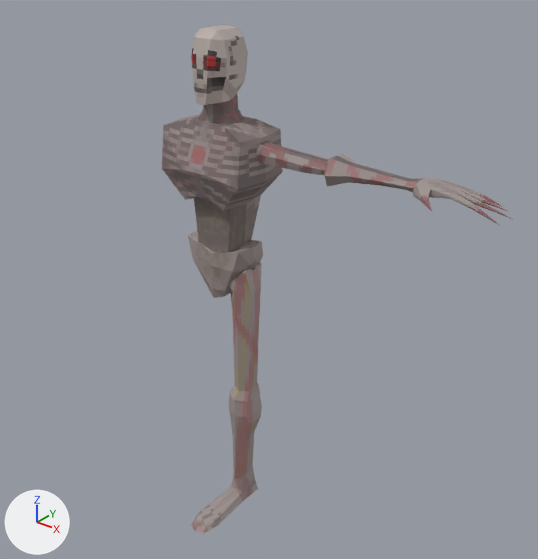
A saved change to the Blender file game_objects/enemies/unendliche/unendliche.blend.
Rendered twice from a 50 mm lens placed at (1.78, -1.95, 2.34), pointed at (0.16, 0.07, 1.09). The axes (+X, +Y, +Z) are drawn at lower left. The lights are the same throughout.

The scene before the commit, as lines of its bpy script (objects in view):
```python
me_cube = bpy.data.meshes.new('Cube')
me_cube.from_pydata(...)  # 54 vertices, 52 faces; spans x -0.206..0.206, y -0.148..0.124, z 1.215..1.703
me_cube.materials.append(mat_ribs_m)  # picture img_chest_t
me_cube_002 = bpy.data.meshes.new('Cube.002')
me_cube_002.from_pydata(...)  # 30 vertices, 28 faces; spans x 0.022..0.13, y -0.316..0.065, z 0.049..0.182
me_cube_002.materials.append(mat_foot_m)  # picture img_foot_t
me_cylinder_002 = bpy.data.meshes.new('Cylinder.002')
me_cylinder_002.from_pydata(...)  # 42 vertices, 48 faces; spans x 0.119..0.527, y -0.069..0.069, z 1.547..1.683
me_cylinder_002.materials.append(mat_upper_arm_m)  # picture img_upper_arm_t
me_cylinder_003 = bpy.data.meshes.new('Cylinder.003')
me_cylinder_003.from_pydata(...)  # 32 vertices, 36 faces; spans x 0.444..0.823, y -0.064..0.064, z 1.565..1.659
me_cylinder_003.materials.append(mat_lower_arm_m)  # picture img_lower_arm_t
ob_chest = bpy.data.objects.new('chest', me_cube)
ob_chest.location = (0.0, 0.0, 0.0)
ob_l_foot = bpy.data.objects.new('l_foot', me_cube_002)
ob_l_foot.location = (0.0, 0.0, 0.0)
ob_l_lower_arm = bpy.data.objects.new('l_lower_arm', me_cylinder_003)
ob_l_lower_arm.location = (0.0, 0.0, 0.0)
ob_l_upper_arm = bpy.data.objects.new('l_upper_arm', me_cylinder_002)
ob_l_upper_arm.location = (0.0, 0.0, 0.0)
# also in view: 'l_hand' at (0.95, -0.05, 1.62); 'Cube' at (0.0, 0.0, 1.89); 'neck' at (0.0, 0.0, 1.75); 'l_upper_leg' at (0.09, 0.01, 0.85); 'pelvis' at (0.0, 0.01, 1.13)
```
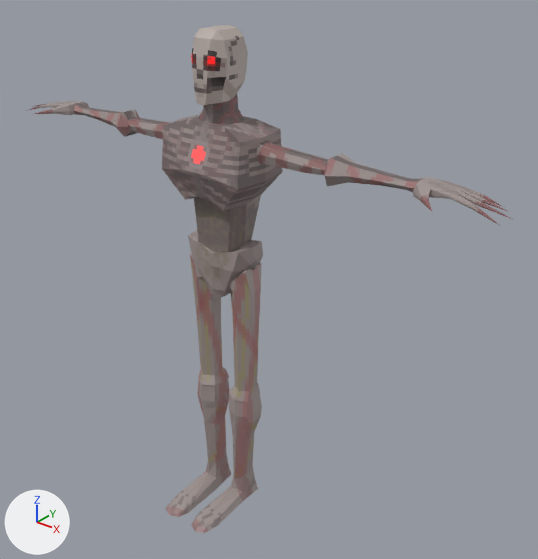
Pixel boxes [x1, y1, x2, y2] of what changed, in the pictures (538 x 559 px):
'r_upper_leg', added: after [190, 253, 230, 385]
'r_lower_leg', added: after [197, 379, 230, 462]
'r_foot', added: after [166, 454, 231, 517]
'r_lower_arm', added: after [74, 103, 140, 137]
'r_upper_arm', added: after [127, 117, 170, 139]
'r_hand', added: after [29, 101, 89, 115]

What the commit changed:
Mesh me_cube_007 is new.
It has 77 vertices, 90 faces and spans x 0.796..1.106, y -0.155..0.054, z 1.587..1.648.
It uses material mat_hand_m (picture img_hand_t).
Object 'r_hand' (ob_r_hand) is new; it shows me_cube_007.
Its location is (0.0, 0.0, 0.0).
Its scale is (-1.0, 1.0, 1.0).
Object 'r_lower_arm' (ob_r_lower_arm) is new; it shows a copy of the mesh of ob_l_lower_arm.
Its location is (0.0, 0.0, 0.0).
Its scale is (-1.0, 1.0, 1.0).
Object 'r_upper_arm' (ob_r_upper_arm) is new; it shows a copy of the mesh of ob_l_upper_arm.
Its location is (0.0, 0.0, 0.0).
Its scale is (-1.0, 1.0, 1.0).
Object 'r_foot' (ob_r_foot) is new; it shows a copy of the mesh of ob_l_foot.
Its location is (0.0, 0.0, 0.0).
Its scale is (-1.0, 1.0, 1.0).
Object 'r_lower_leg' (ob_r_lower_leg) is new; it shows a copy of the mesh of ob_l_lower_leg.
Its location is (0.0, 0.0, 0.0).
Its scale is (-1.0, 1.0, 1.0).
Object 'r_upper_leg' (ob_r_upper_leg) is new; it shows a copy of the mesh of ob_l_upper_leg.
Its location is (0.0, 0.0, 0.0).
Its scale is (-1.0, 1.0, 1.0).
